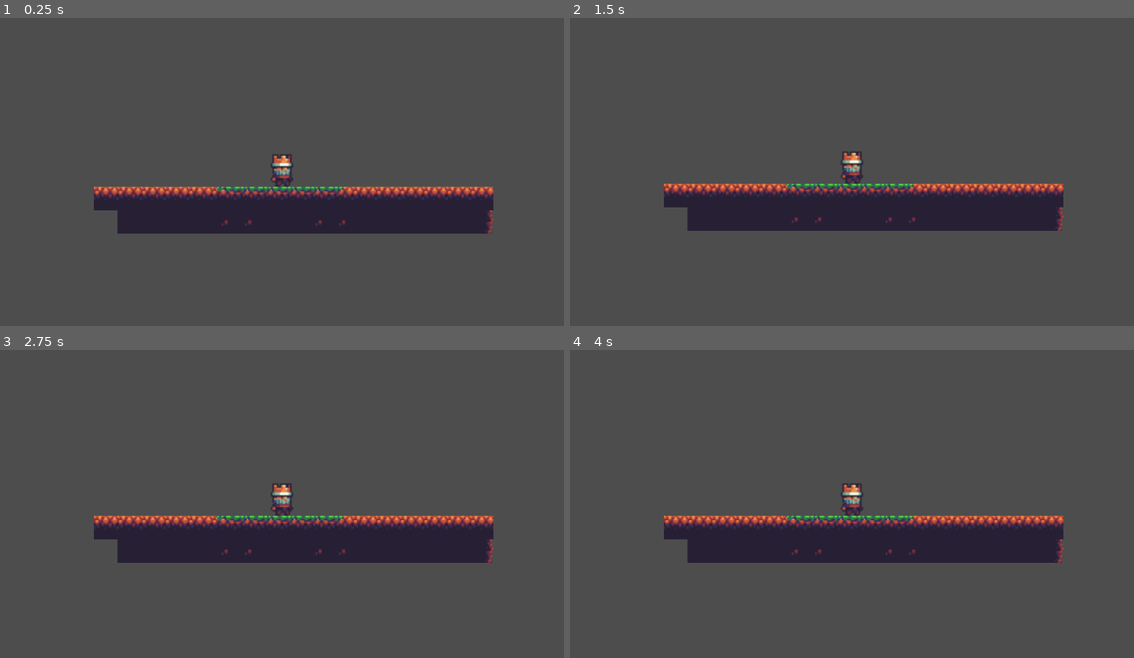
Above: before the commit, frames 1-4 (two rows, left to right).
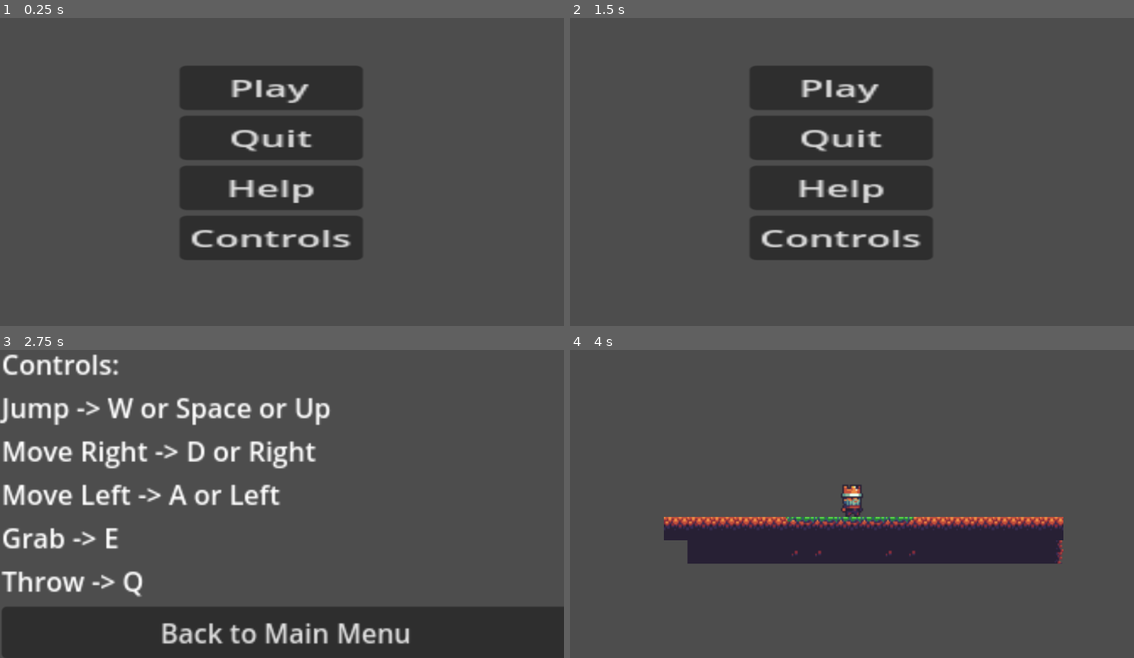
Above: after the commit, the same moments.

Repository: NotaC0d3r/game-four
Game: Godot game, scene res://menu.tscn
Two runs of this game, one before a commit and one after it. Both use one fixed random seed, a clock stepped at 60 frames per second and the inputs below. Before the commit the project starts from res://main.tscn.
Inputs (mouse positions are in pixels of both pictures, inside the frame that each line leads up to):
- Up to frame 1 (0.25 s): no input
- Up to frame 2 (1.5 s): click (840, 187) at 0.5 s, where only the run after the commit has a clickable "Help"; click (852, 282) at 1.25 s, where only the run after the commit has a clickable "Back to Main Menu"
- Up to frame 3 (2.75 s): click (270, 571) at 2 s, where only the run after the commit has a clickable "Controls"
- Up to frame 4 (4 s): click (857, 633) at 2.75 s, where only the run after the commit has a clickable "Back to Main Menu"; click (840, 420) at 3.5 s, where only the run after the commit has a clickable "Play"

The runs differ from the first frame. In frame 1, 21% of the frame differs, in the area x 16-88%, y 15-79%; in frame 2, 21%; in frame 3, 34%, in the area x 0-100%, y 1-100%; in frame 4, 2.1%.

Commit message:
Main Menu

Diff:
--- /dev/null
+++ b/controls_menu.tscn
@@ -0,0 +1,39 @@
+[gd_scene load_steps=2 format=3 uid="uid://db063qrb5fset"]
+
+[ext_resource type="Script" uid="uid://d1q771o6spbgj" path="res://options_menu.gd" id="1_7yx0y"]
+
+[node name="Menu" type="Control"]
+layout_mode = 3
+anchors_preset = 0
+offset_left = 381.0
+offset_top = 186.0
+offset_right = 421.0
+offset_bottom = 226.0
+scale = Vector2(6.9909954, 4.3765388)
+script = ExtResource("1_7yx0y")
+
+[node name="MarginContainer" type="MarginContainer" parent="."]
+layout_mode = 0
+offset_left = -53.926514
+offset_top = -41.12839
+offset_right = 284.0735
+offset_bottom = 146.87161
+scale = Vector2(0.4933591, 0.78064847)
+
+[node name="VBoxContainer" type="VBoxContainer" parent="MarginContainer"]
+layout_mode = 2
+
+[node name="Label" type="Label" parent="MarginContainer/VBoxContainer"]
+layout_mode = 2
+text = "Controls:
+Jump -> W or Space or Up
+Move Right -> D or Right
+Move Left -> A or Left
+Grab -> E
+Throw -> Q"
+
+[node name="Play" type="Button" parent="MarginContainer/VBoxContainer"]
+layout_mode = 2
+text = "Back to Main Menu"
+
+[connection signal="pressed" from="MarginContainer/VBoxContainer/Play" to="." method="_on_play_pressed"]
--- /dev/null
+++ b/menu.gd
@@ -0,0 +1,13 @@
+extends Control
+var has_ran = false
+func _on_play_pressed() -> void:
+	get_tree().change_scene_to_file("res://main.tscn")
+
+func _on_quit_pressed() -> void:
+	get_tree().quit()
+
+func _on_help_pressed() -> void:
+	get_tree().change_scene_to_file("res://options_menu.tscn")
+
+func _on_controls_pressed() -> void:
+	get_tree().change_scene_to_file("res://controls_menu.tscn")
--- /dev/null
+++ b/menu.tscn
@@ -0,0 +1,46 @@
+[gd_scene load_steps=2 format=3 uid="uid://dyh7x3hqmjsip"]
+
+[ext_resource type="Script" uid="uid://bwiq5vfxqwthe" path="res://menu.gd" id="1_lti8b"]
+
+[node name="Menu" type="Control"]
+layout_mode = 3
+anchors_preset = 0
+offset_left = 381.0
+offset_top = 45.000015
+offset_right = 421.0
+offset_bottom = 85.000015
+scale = Vector2(6.9909954, 4.3765388)
+script = ExtResource("1_lti8b")
+
+[node name="MarginContainer" type="MarginContainer" parent="."]
+layout_mode = 0
+offset_left = -2.0025759
+offset_top = 16.22286
+offset_right = 71.99742
+offset_bottom = 152.22285
+scale = Vector2(0.7233725, 0.6685672)
+
+[node name="VBoxContainer" type="VBoxContainer" parent="MarginContainer"]
+layout_mode = 2
+
+[node name="Play" type="Button" parent="MarginContainer/VBoxContainer"]
+layout_mode = 2
+text = "Play
+"
+
+[node name="Quit" type="Button" parent="MarginContainer/VBoxContainer"]
+layout_mode = 2
+text = "Quit"
+
+[node name="Instructions" type="Button" parent="MarginContainer/VBoxContainer"]
+layout_mode = 2
+text = "Help"
+
+[node name="Controls" type="Button" parent="MarginContainer/VBoxContainer"]
+layout_mode = 2
+text = "Controls"
+
+[connection signal="pressed" from="MarginContainer/VBoxContainer/Play" to="." method="_on_play_pressed"]
+[connection signal="pressed" from="MarginContainer/VBoxContainer/Quit" to="." method="_on_quit_pressed"]
+[connection signal="pressed" from="MarginContainer/VBoxContainer/Instructions" to="." method="_on_help_pressed"]
+[connection signal="pressed" from="MarginContainer/VBoxContainer/Controls" to="." method="_on_controls_pressed"]
--- /dev/null
+++ b/options_menu.gd
@@ -0,0 +1,4 @@
+extends Control
+
+func _on_play_pressed() -> void:
+	get_tree().change_scene_to_file("res://menu.tscn")
--- /dev/null
+++ b/options_menu.tscn
@@ -0,0 +1,37 @@
+[gd_scene load_steps=2 format=3 uid="uid://bl65hnnea583v"]
+
+[ext_resource type="Script" uid="uid://d1q771o6spbgj" path="res://options_menu.gd" id="1_lbr8e"]
+
+[node name="Menu" type="Control"]
+layout_mode = 3
+anchors_preset = 0
+offset_left = 381.0
+offset_top = 186.0
+offset_right = 421.0
+offset_bottom = 226.0
+scale = Vector2(6.9909954, 4.3765388)
+script = ExtResource("1_lbr8e")
+
+[node name="MarginContainer" type="MarginContainer" parent="."]
+layout_mode = 0
+offset_left = -54.784756
+offset_top = -35.187622
+offset_right = 283.21524
+offset_bottom = 100.81238
+scale = Vector2(0.4933591, 1)
+
+[node name="VBoxContainer" type="VBoxContainer" parent="MarginContainer"]
+layout_mode = 2
+
+[node name="Label" type="Label" parent="MarginContainer/VBoxContainer"]
+layout_mode = 2
+text = "1. Move though the course!
+2. Grab pets that you find along the way!
+3. Sacrifice your pets by throwing them into
+ the water to water to safely make it across!"
+
+[node name="Play" type="Button" parent="MarginContainer/VBoxContainer"]
+layout_mode = 2
+text = "Back to Main Menu"
+
+[connection signal="pressed" from="MarginContainer/VBoxContainer/Play" to="." method="_on_play_pressed"]
--- a/player.gd
+++ b/player.gd
@@ -1,4 +1,5 @@
 extends CharacterBody2D
+
 
 
 const SPEED = 300.0
--- a/project.godot
+++ b/project.godot
@@ -11,7 +11,7 @@
 [application]
 
 config/name="game-two"
-run/main_scene="uid://dd3m7ht8twbcc"
+run/main_scene="uid://dyh7x3hqmjsip"
 config/features=PackedStringArray("4.5", "Mobile")
 config/icon="res://icon.svg"
 
Not shown, added: menu.gd.uid
Not shown, added: options_menu.gd.uid
Not shown, added: menu.tscn6215486049.tmp
